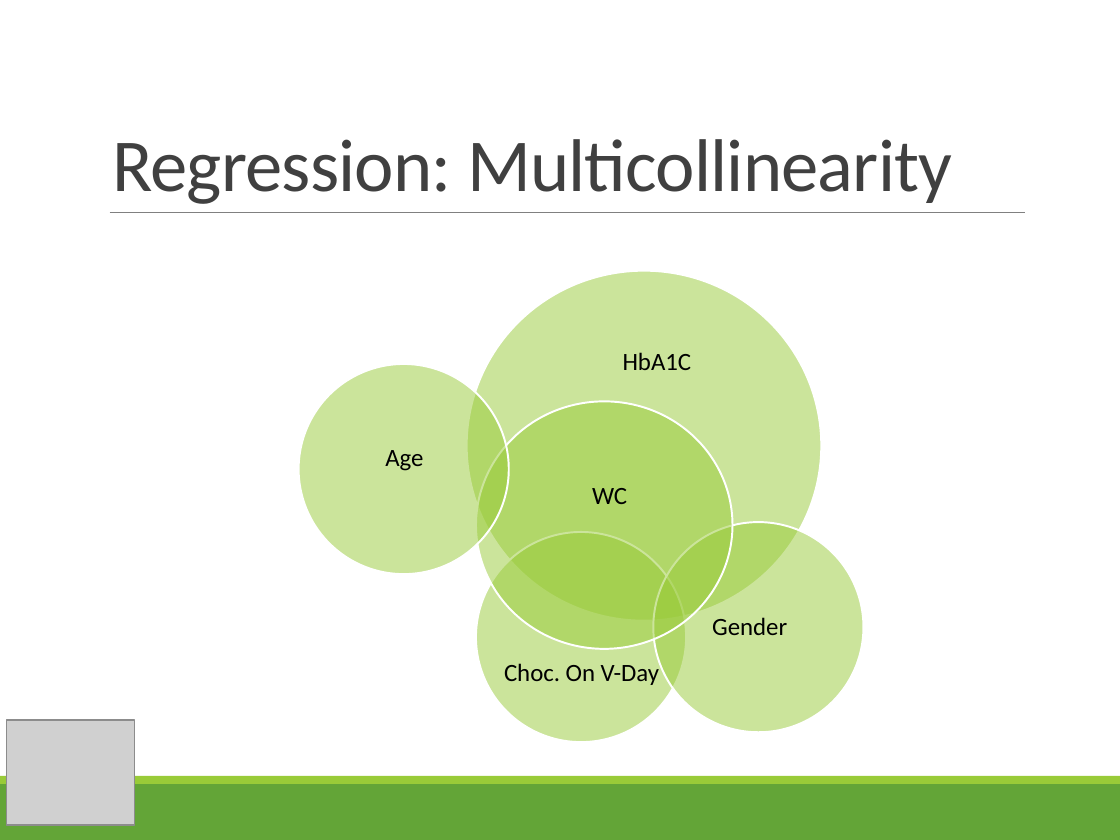
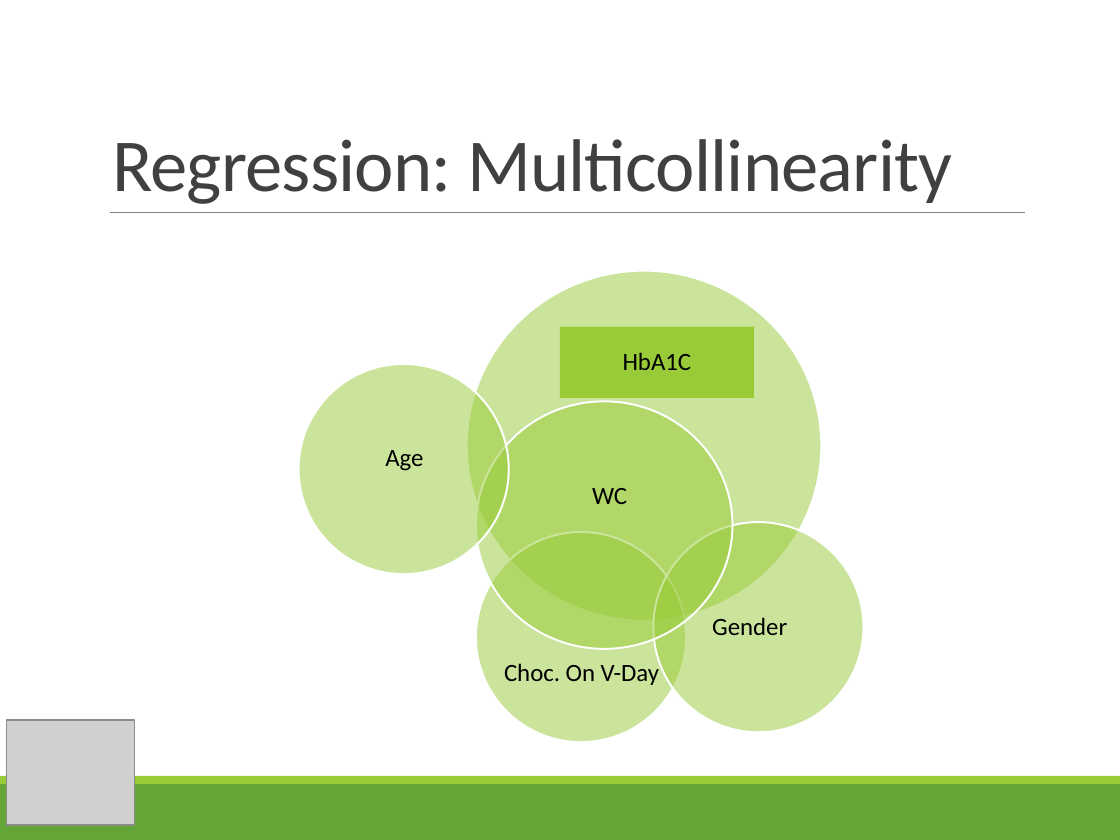
Before and after one commit to AMDeLouize/Statistics-Workshops, a slide deck: slide 32 of Basic Statistics Theoetical.pptx. Drawn at 1120x840 pixels with LibreOffice and Linux fonts; fonts in the diff are those of the drawing; grey boxes stand for pictures. Boxes give left, top, right and bottom in pixels: in the first picture for what was removed or moved away, otherwise in the second. Text is boxed around its words. In the diff, an @@ line names an element or a change of style, - is before the commit and + after.

```diff
--- a/Basic Statistics Theoetical.pptx
+++ b/Basic Statistics Theoetical.pptx
@@ rectangle added at box(560, 327, 754, 399), fill #99CB38 @@
```
Also in this commit, not shown: 1 other slide changed.
